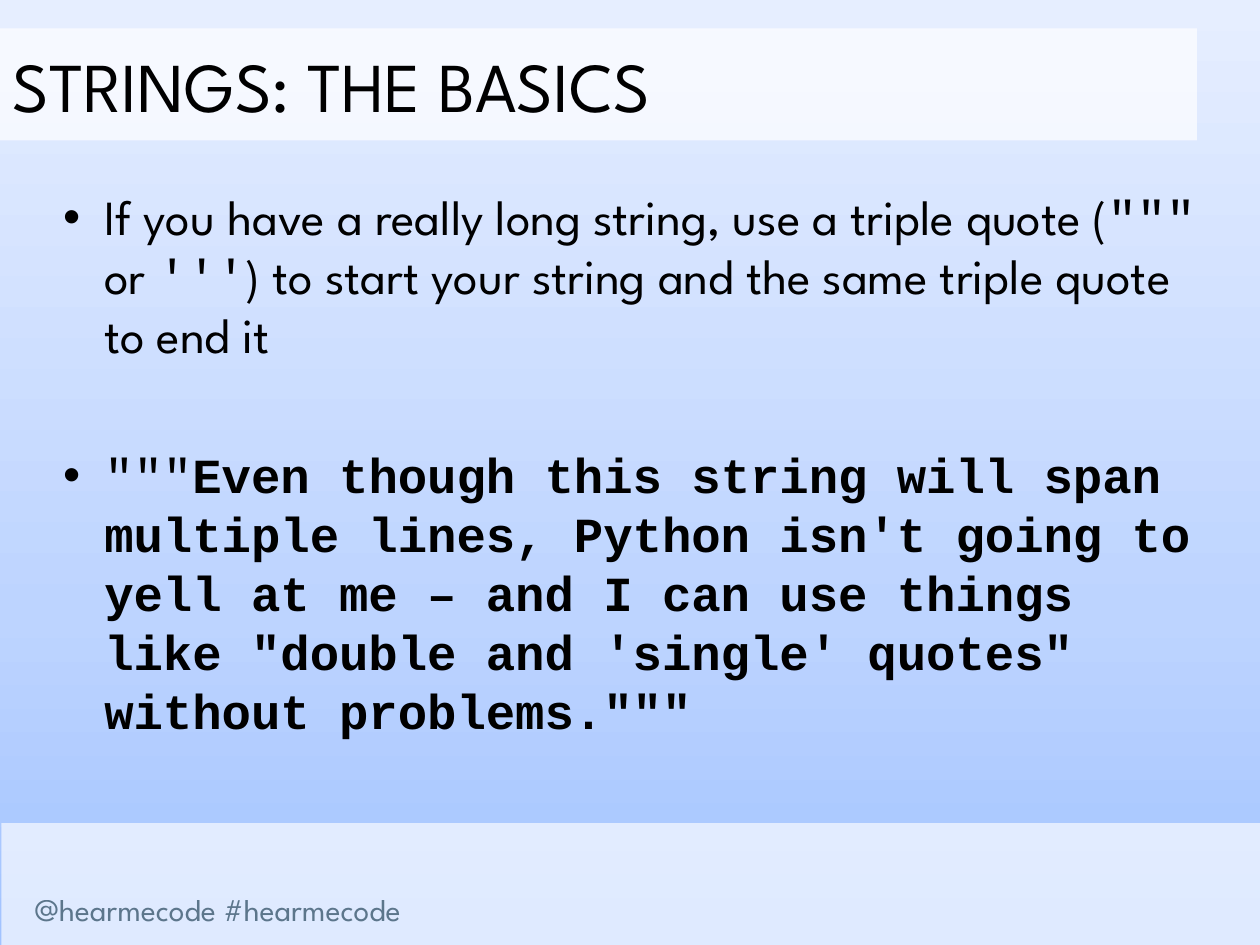
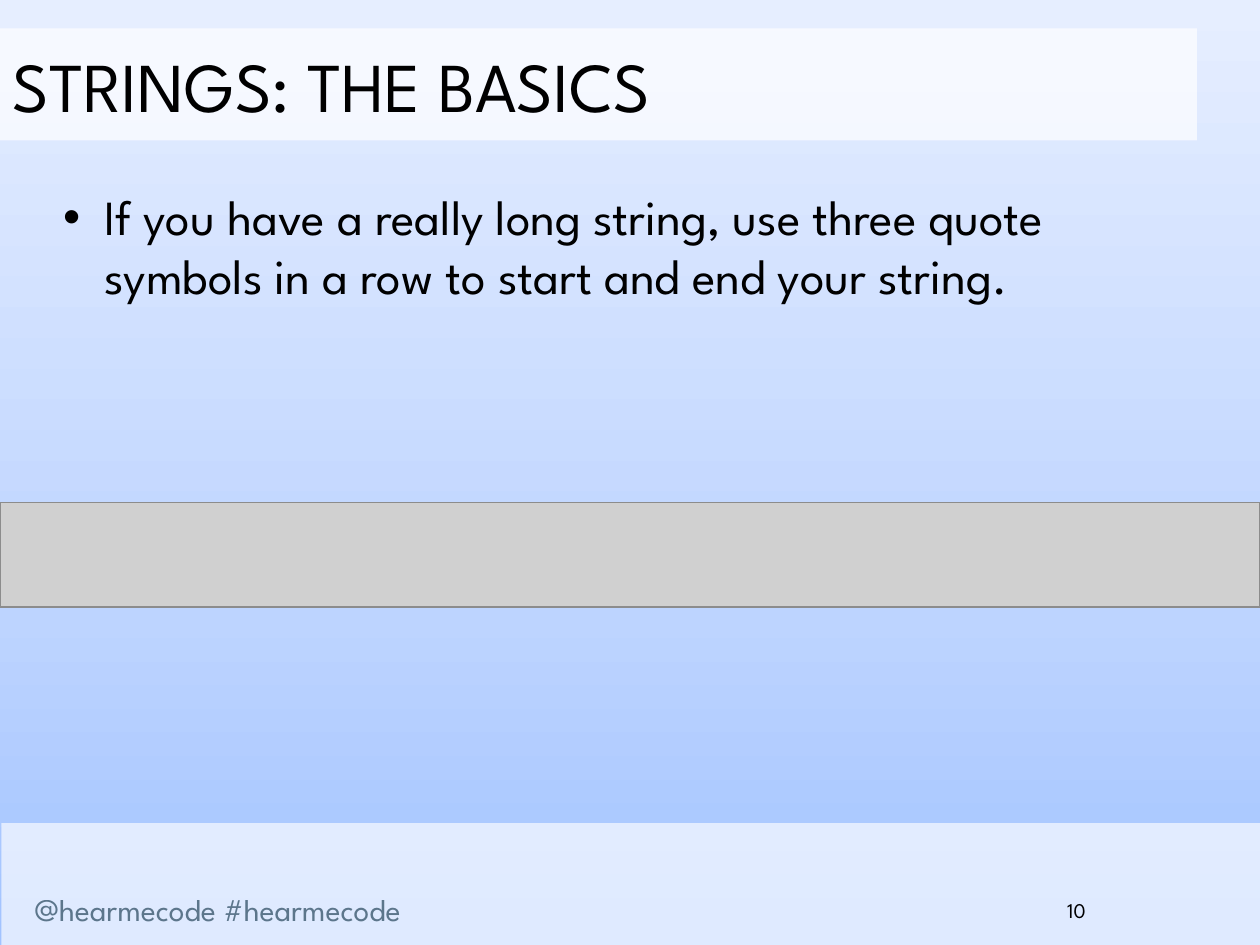
Before and after one commit to hearmecode/slides, a slide deck: slide 10 of Lesson 1/Hear Me Code - Strings and Conditionals.pptx. Drawn at 1260x945 pixels with LibreOffice and Linux fonts; fonts in the diff are those of the drawing; grey boxes stand for pictures; background and template pictures are left out. Boxes give left, top, right and bottom in pixels: in the first picture for what was removed or moved away, otherwise in the second. Text is boxed around its words. In the diff, an @@ line names an element or a change of style, - is before the commit and + after.

```diff
--- a/Lesson 1/Hear Me Code - Strings and Conditionals.pptx
+++ b/Lesson 1/Hear Me Code - Strings and Conditionals.pptx
@@ text at (x1=104, y1=200, x2=1043, y2=305): text changed; font Courier New to League Spartan; bold off @@
-• If you have a really long string, use a triple quote (""" or ''') to start your string and the same triple quote to end it
-• """Even though this string will span multiple lines, Python isn't going to yell at me – and I can use things like "double and 'single' quotes" without problems."""
+• If you have a really long string, use three quote symbols in a row to start and end your string.
@@ picture added at (x1=0, y1=503, x2=1260, y2=607) @@
@@ page number added at (x1=1067, y1=904, x2=1085, y2=919), 12 pt, text #000000 @@
+10
```
Also in this commit, not shown: 45 other slides changed, 6 slides added, 3 slides removed, 2 other files.
